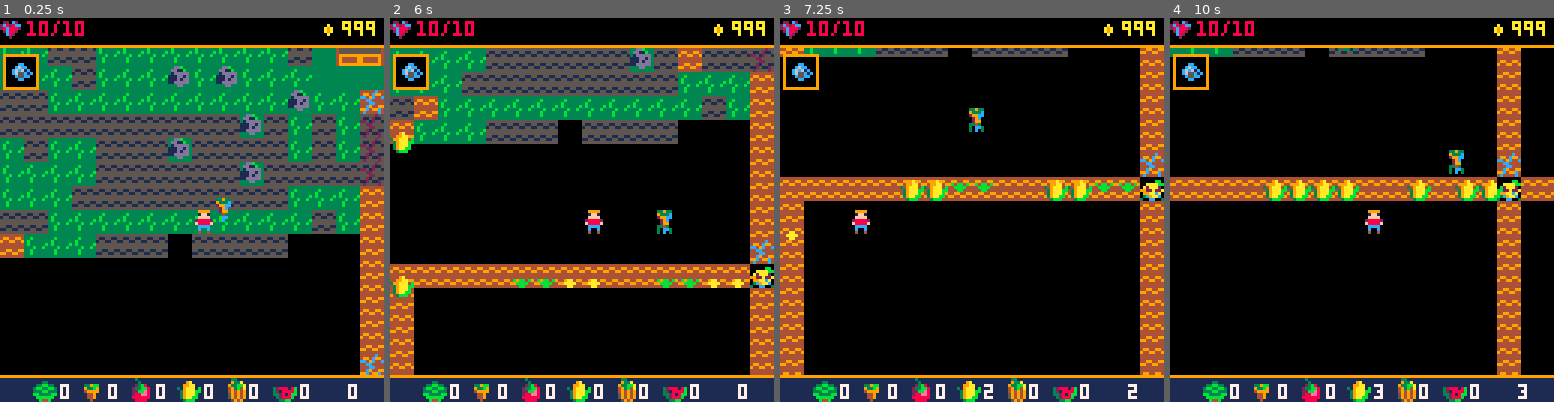
Above: before the commit, frames 1-4 (left to right).
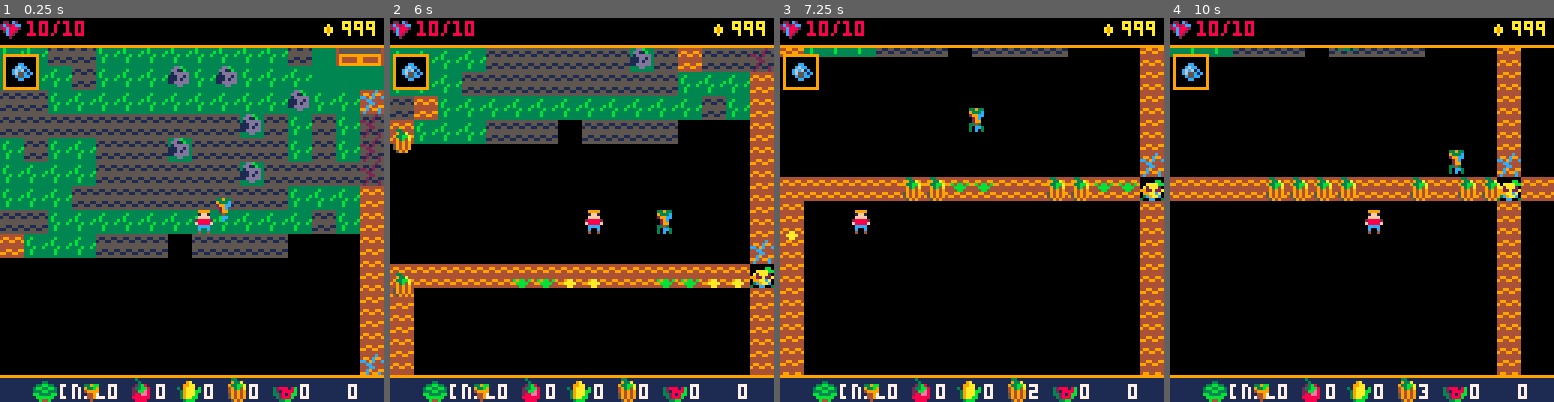
Above: after the commit, the same moments.

Repository: alexjbusch/GameJam2020
Game: PICO-8 cartridge GMTK-GameJam2020-Game/necrofarmicon.p8
Same seed, same stepped clock (60 frames per second), same inputs: the game is played once before the commit and once after it.
Inputs:
- Up to frame 1 (0.25 s): no input
- Up to frame 2 (6 s): tap O (Z key) at 0.33, 0.7, 1.43, 2.22, 3.1, 3.98, 4.87, 5.75 s; tap X (X key) at 1.07, 2.07, 2.4, 2.73, 3.07, 3.4, 3.73, 4.07, 4.4, 4.73, 5.07, 5.4, 5.73 s; hold Left 1.97-2.37 s; hold Down 2.42-2.82 s; hold Right 2.87-3.53 s; hold Up 3.58-4.08 s; hold Right 4.13-4.53 s; hold Down 4.58-5.08 s; hold Left 5.13-5.8 s; hold Up from 5.85 s (still down)
- Up to frame 3 (7.25 s): tap X (X key) every 0.33 s from 6.07 to 7.07 s; release Up at 6.18 s; hold Left 6.23-6.63 s; tap O (Z key) at 6.63 s; hold Down 6.68-7.08 s; hold Right from 7.13 s (still down)
- Up to frame 4 (10 s): tap X (X key) every 0.33 s from 7.4 to 9.73 s; tap O (Z key) at 7.52, 8.4, 9.28 s; release Right at 7.8 s; hold Up 7.85-8.35 s; hold Right 8.4-8.8 s; hold Down 8.85-9.35 s; hold Left from 9.4 s (still down)

The runs differ from the first frame. In frame 1, 0.1% of the frame differs, in the area x 17-28%, y 95-100%; in frame 2, 0.6%; in frame 3, 1.1%; in frame 4, 1.8%, in the area x 17-93%, y 41-100%.

Commit message:
all plant types now functional, player boundaries added

Diff:
--- a/GMTK-GameJam2020-Game/necrofarmicon.p8
+++ b/GMTK-GameJam2020-Game/necrofarmicon.p8
@@ -120,8 +120,8 @@
 sprite=0,
 direction="right",
 item="watering_pail",
-seed="corn",
-harvested={lettuce=0,carrot=0,tomato=0,corn=0,melon=0,pumpkin=0,lemon=0},
+seed="pumpkin",
+harvested={cabbage=0,carrot=0,tomato=0,corn=0,melon=0,pumpkin=0,lemon=0},
 running=false,
 anim_timer=0,
 dash_ready=false,
@@ -360,17 +360,23 @@
 draw = function(self)
  if self.level == 1 then
   self.sprite=75 --sprout sprite
- end
- --mature plant sprites
- if self.class == "tomato" then
- 	if self.level==2 then
-   self.sprite = 78
-  end
- elseif self.class == "corn" then
-  if self.level==2 then
-   self.sprite = 94
-  end
- end
+ elseif self.level == 2 then
+	 if self.class == "tomato" then
+	  self.sprite=78
+	 elseif self.class == "corn" then
+	  self.sprite=94
+	 elseif self.class == "carrot" then
+	  self.sprite=97
+	 elseif self.class == "pumpkin" then
+	  self.sprite=95
+	 elseif self.class == "melon" then
+	  self.sprite=79
+	 elseif self.class == "cabbage" then
+	  self.sprite=96
+	 elseif self.class == "lemon" then
+	  self.sprite=112
+	 end
+	end
  spr(self.sprite,self.x,self.y)
 end,
 handle_growth=function(self)
@@ -453,8 +459,8 @@
   self.sprite=130
  elseif self.class == "pumpkin" then
   self.sprite=104
- elseif self.class == "watermelon" then
-  self.sprite=29
+ elseif self.class == "melon" then
+  self.sprite=108
  elseif self.class == "cabbage" then
   self.sprite=106
  elseif self.class == "lemon" then
